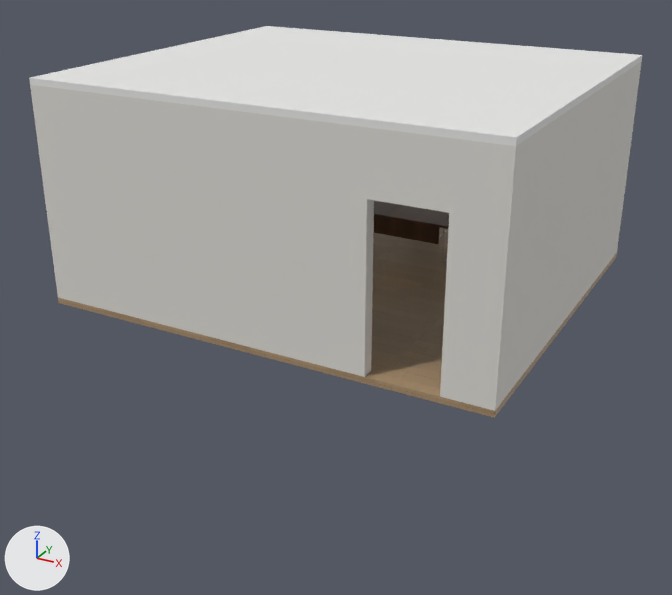
Before and after pictures for a commit that changed the Blender file blender/levels/office.blend.
One viewpoint serves both versions: a 50 mm camera at (6.86, -13.11, 6.03) aimed at (0.73, -1.97, 0.46). Lighting does not change. The marker at lower left points along +X, +Y and +Z. The first picture is the older version.

The first picture shows 'Desk_ModestyPanel', 'Desk_Top', 'Office_Ceiling', 'Office_Floor', 'Office_Wall_E', 'Office_Wall_S_A', 'Office_Wall_S_B', 'Office_Wall_S_Header', 'Office_Wall_W' and 1 more.
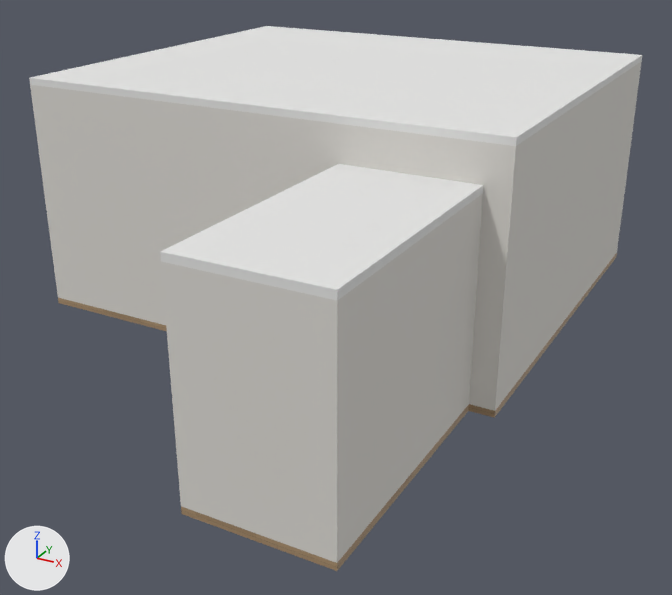
Where the newer file only moved an object's origin or applied its transform, the numbers keep the older frame.

Location of each change, [x1, y1, x2, y2] in pixels of the pictures (672 x 595 px):
'Office_Corridor_Wall_E', added
    after: [317, 194, 483, 563]
'Office_Corridor_Wall_End', added
    after: [178, 265, 319, 556]
'Office_Corridor_Ceiling', added
    after: [160, 164, 483, 300]
'Office_Corridor_Wall_W', added
    after: [161, 262, 196, 511]
'Office_Corridor_Floor', added
    after: [181, 405, 469, 571]
'Office_Wall_S_B2', added
    after: [451, 138, 469, 183]
'Office_Wall_S_A2', added
    after: [353, 126, 368, 168]
'Office_Floor', unchanged, covered by the edit
    before: [58, 228, 617, 418]
    after: [58, 253, 617, 418]
'Office_Wall_S_B', unchanged, covered by the edit
    before: [440, 138, 499, 407]
    after: [467, 140, 499, 407]

The change, as a list of edits to the scene's bpy script:
```text
Add me_office_corridor_wall_end:
    me_office_corridor_wall_end.from_pydata(...)  # a box spanning x -0.75..0.75, y -0.1..0.1, z -1.4..1.4
    me_office_corridor_wall_end.materials.append(mat_m_plaster_warmwhite)  # light grey #dddad4
Add me_office_corridor_wall_e:
    me_office_corridor_wall_e.from_pydata(...)  # a box spanning x -0.1..0.1, y -1.75..1.75, z -1.4..1.4
    me_office_corridor_wall_e.materials.append(mat_m_plaster_warmwhite)  # light grey #dddad4
Add me_office_corridor_wall_w:
    me_office_corridor_wall_w.from_pydata(...)  # a box spanning x -0.1..0.1, y -1.75..1.75, z -1.4..1.4
    me_office_corridor_wall_w.materials.append(mat_m_plaster_warmwhite)  # light grey #dddad4
Add me_office_corridor_ceiling:
    me_office_corridor_ceiling.from_pydata(...)  # a box spanning x -0.95..0.95, y -1.75..1.75, z -0.05..0.05
    me_office_corridor_ceiling.materials.append(mat_m_ceiling_white)  # white #e7e7e6
Add me_office_corridor_floor:
    me_office_corridor_floor.from_pydata(...)  # a box spanning x -0.95..0.95, y -1.75..1.75, z -0.05..0.05
    me_office_corridor_floor.materials.append(mat_m_oakfloor)  # picture img_t_oakfloor_basecolor_png
Add me_office_wall_s_b2:
    me_office_wall_s_b2.from_pydata(...)  # a box spanning x -0.1..0.1, y -0.1..0.1, z -1.7..1.7
    me_office_wall_s_b2.materials.append(mat_m_plaster_warmwhite)  # light grey #dddad4
Add me_office_wall_s_a2:
    me_office_wall_s_a2.from_pydata(...)  # a box spanning x -0.1..0.1, y -0.1..0.1, z -1.7..1.7
    me_office_wall_s_a2.materials.append(mat_m_plaster_warmwhite)  # light grey #dddad4
Add ob_office_corridor_wall_end:
    ob_office_corridor_wall_end = bpy.data.objects.new('Office_Corridor_Wall_End', me_office_corridor_wall_end)
    ob_office_corridor_wall_end.parent = ob_office_shell
    ob_office_corridor_wall_end.location = (2.4, -6.6, 1.4)
Add ob_office_corridor_wall_e:
    ob_office_corridor_wall_e = bpy.data.objects.new('Office_Corridor_Wall_E', me_office_corridor_wall_e)
    ob_office_corridor_wall_e.parent = ob_office_shell
    ob_office_corridor_wall_e.location = (3.25, -4.95, 1.4)
Add ob_office_corridor_wall_w:
    ob_office_corridor_wall_w = bpy.data.objects.new('Office_Corridor_Wall_W', me_office_corridor_wall_w)
    ob_office_corridor_wall_w.parent = ob_office_shell
    ob_office_corridor_wall_w.location = (1.55, -4.95, 1.4)
Add ob_office_corridor_ceiling:
    ob_office_corridor_ceiling = bpy.data.objects.new('Office_Corridor_Ceiling', me_office_corridor_ceiling)
    ob_office_corridor_ceiling.parent = ob_office_shell
    ob_office_corridor_ceiling.location = (2.4, -4.95, 2.85)
Add ob_office_corridor_floor:
    ob_office_corridor_floor = bpy.data.objects.new('Office_Corridor_Floor', me_office_corridor_floor)
    ob_office_corridor_floor.parent = ob_office_shell
    ob_office_corridor_floor.location = (2.4, -4.95, -0.05)
Add ob_office_wall_s_b2:
    ob_office_wall_s_b2 = bpy.data.objects.new('Office_Wall_S_B2', me_office_wall_s_b2)
    ob_office_wall_s_b2.parent = ob_office_shell
    ob_office_wall_s_b2.location = (3.05, -3.1, 1.7)
Add ob_office_wall_s_a2:
    ob_office_wall_s_a2 = bpy.data.objects.new('Office_Wall_S_A2', me_office_wall_s_a2)
    ob_office_wall_s_a2.parent = ob_office_shell
    ob_office_wall_s_a2.location = (1.75, -3.1, 1.7)
```
